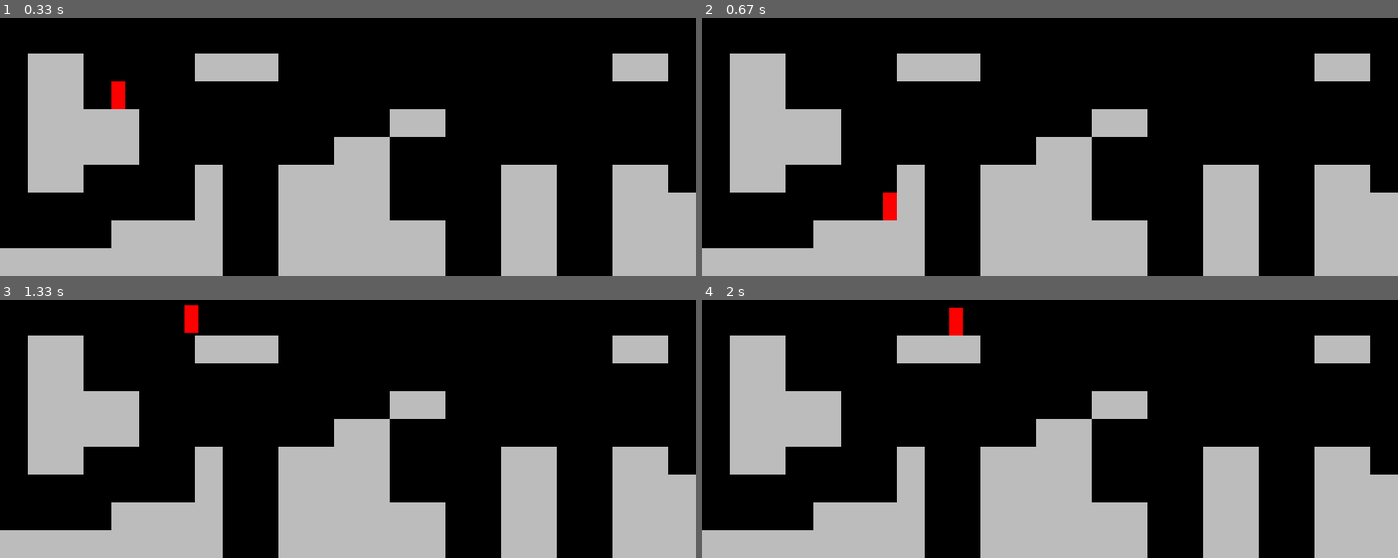
Above: before the commit, frames 1-4 (two rows, left to right).
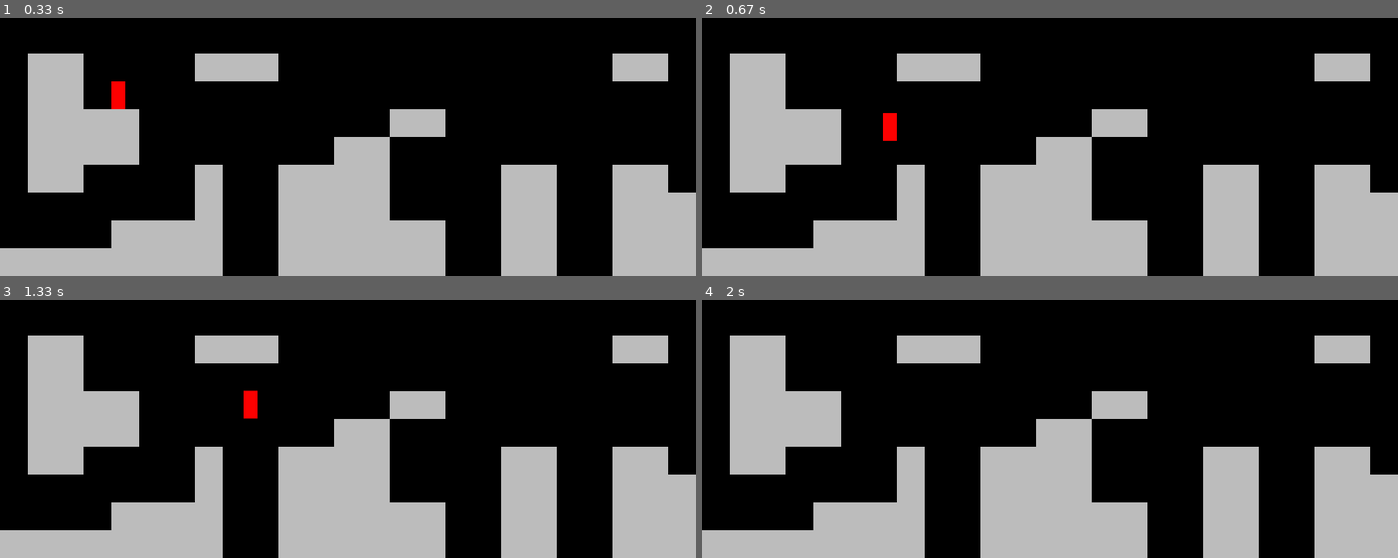
Above: after the commit, the same moments.

Repository: harryodubhghaill/pygame-platformer
Game: pygame game, started from main.py
Same seed, same stepped clock (60 frames per second), same inputs: the game is played once before the commit and once after it.
Inputs:
- Up to frame 1 (0.33 s): no input
- Up to frame 2 (0.67 s): hold D from 0.33 s (still down)
- Up to frame 3 (1.33 s): release D at 0.8 s; hold W 0.83-1.13 s; hold D from 1.17 s (still down)
- Up to frame 4 (2 s): release D at 1.63 s

Frame 1 is identical in both runs. In frame 2, 0.4% of the frame differs, in the area x 26-28%, y 36-79%; in frame 3, 0.5%, in the area x 26-37%, y 1-47%; in frame 4, 0.2%.

Commit message:
fix gravity issues from collision detection

Diff:
--- a/level.py
+++ b/level.py
@@ -62,8 +62,10 @@
             if sprite.rect.colliderect(player.rect):
                 if player.direction.y > 0:
                     player.rect.bottom = sprite.rect.top
+                    player.direction.y = 0
                 elif player.direction.y < 0:
                     player.rect.top = sprite.rect.bottom
+                    player.direction.y = 0
 
     def run(self):
 
